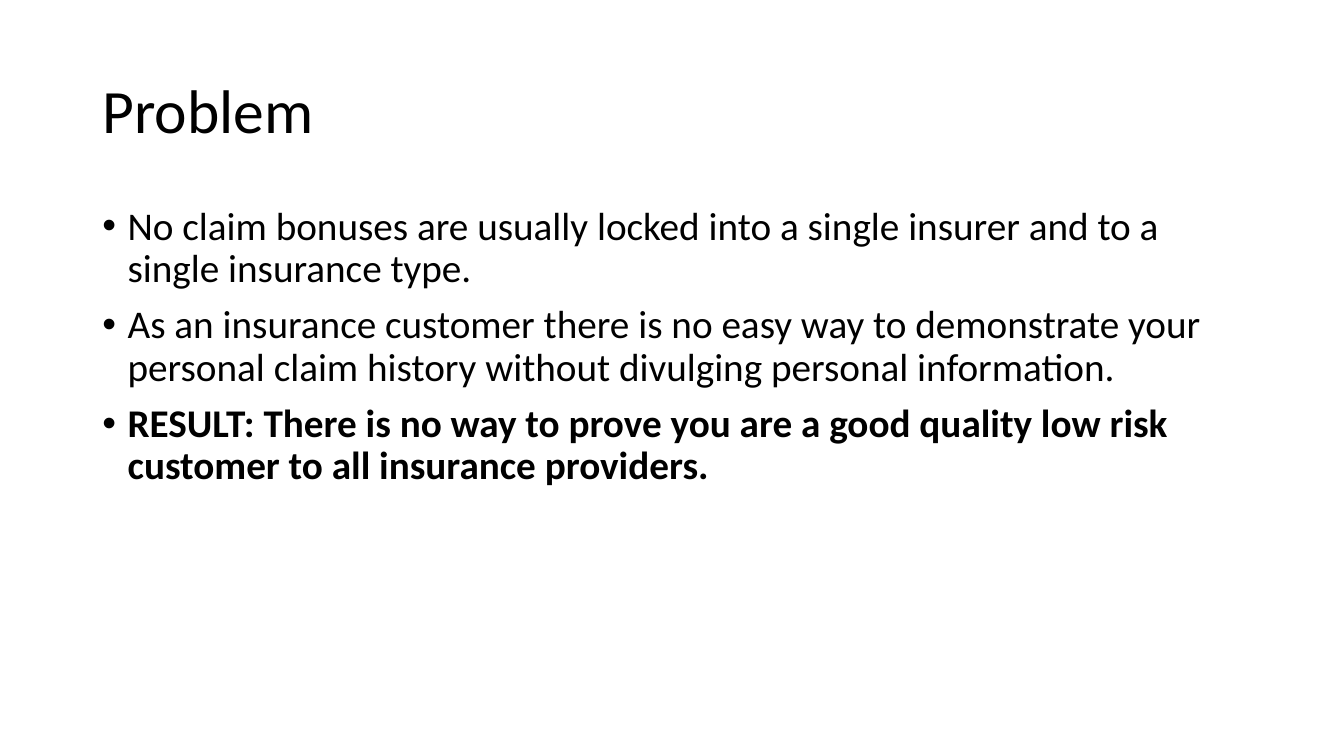
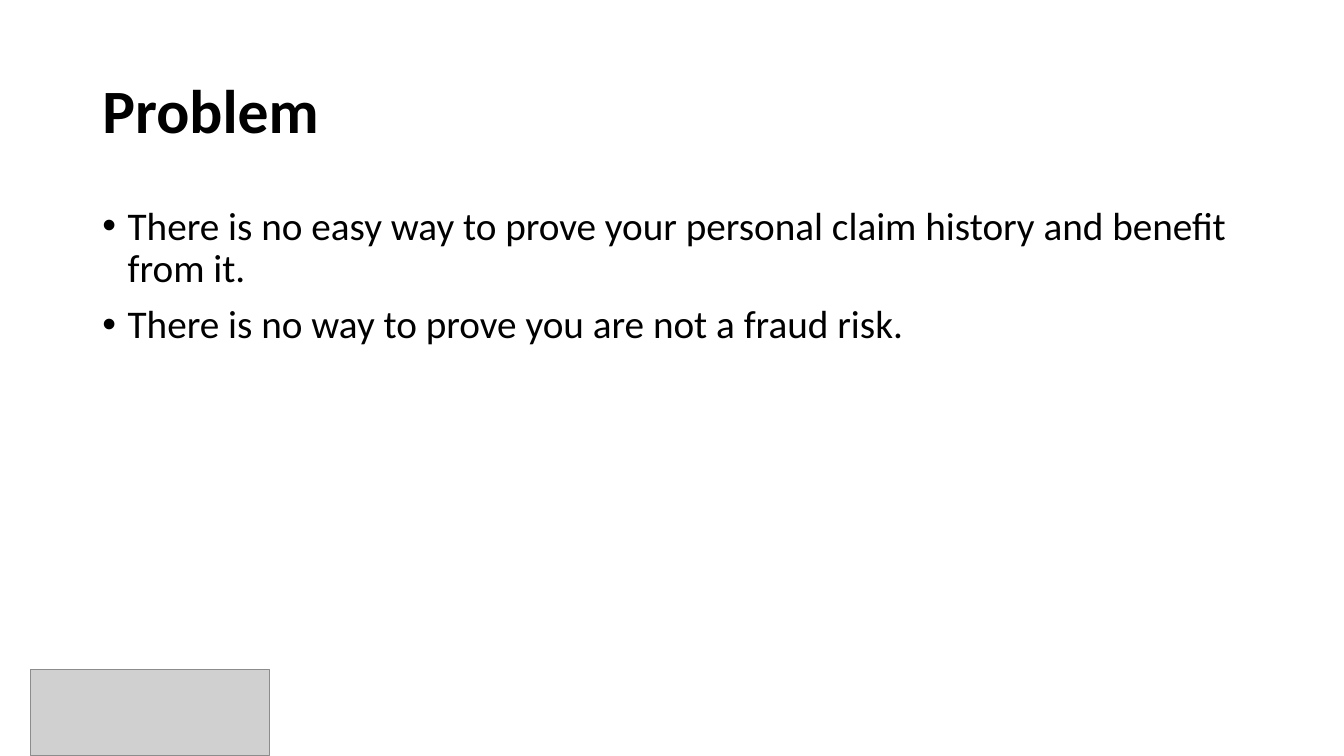
Before and after one commit to divsinghal/Claimless, a slide deck: slide 2 of Claimless - Pitch.pptx. Drawn at 1344x756 pixels with LibreOffice and Linux fonts; fonts in the diff are those of the drawing; grey boxes stand for pictures. Boxes give left, top, right and bottom in pixels: in the first picture for what was removed or moved away, otherwise in the second. Text is boxed around its words. In the diff, an @@ line names an element or a change of style, - is before the commit and + after.

Commit message:
Added Pitch ppt

```diff
--- a/Claimless - Pitch.pptx
+++ b/Claimless - Pitch.pptx
@@ title "Problem" at (x1=102, y1=89, x2=318, y2=134): bold on @@
@@ text at (x1=128, y1=212, x2=1226, y2=345): text changed @@
-• No claim bonuses are usually locked into a single insurer and to a single insurance type.
-• As an insurance customer there is no easy way to demonstrate your personal claim history without divulging personal information.
-• RESULT: There is no way to prove you are a good quality low risk customer to all insurance providers.
+• There is no easy way to prove your personal claim history and benefit from it.
+• There is no way to prove you are not a fraud risk.
@@ picture added at (x1=30, y1=669, x2=270, y2=756) @@
```
Also in this commit, not shown: 1 other slide changed, 4 slides added, 1 slide removed.
